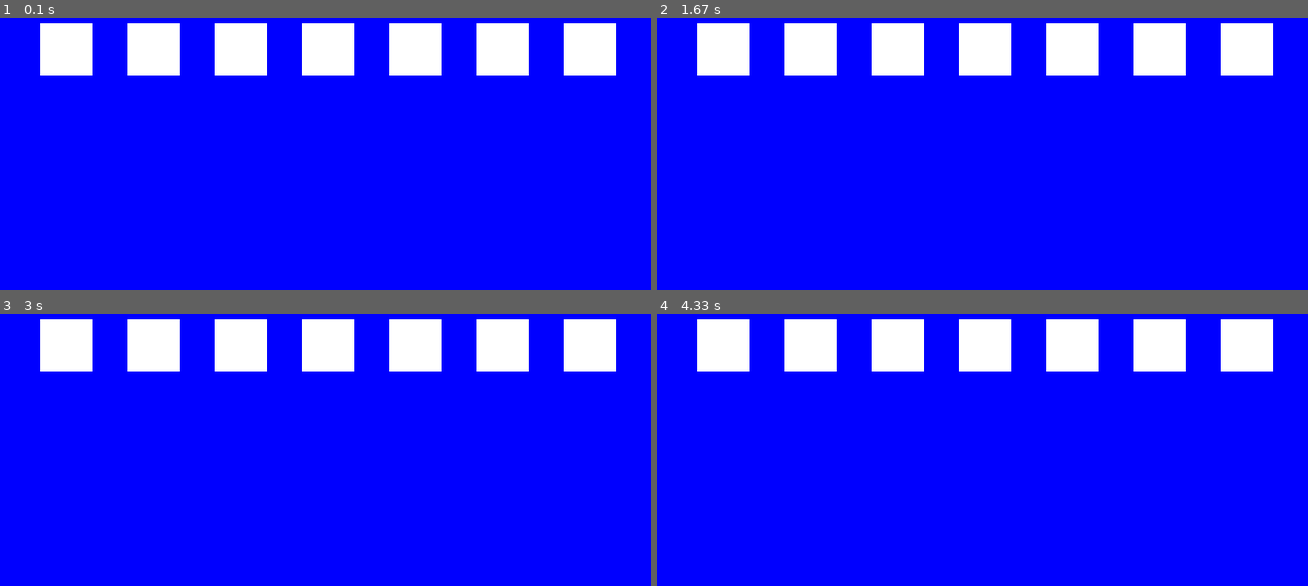
Above: before the commit, frames 1-4 (two rows, left to right).
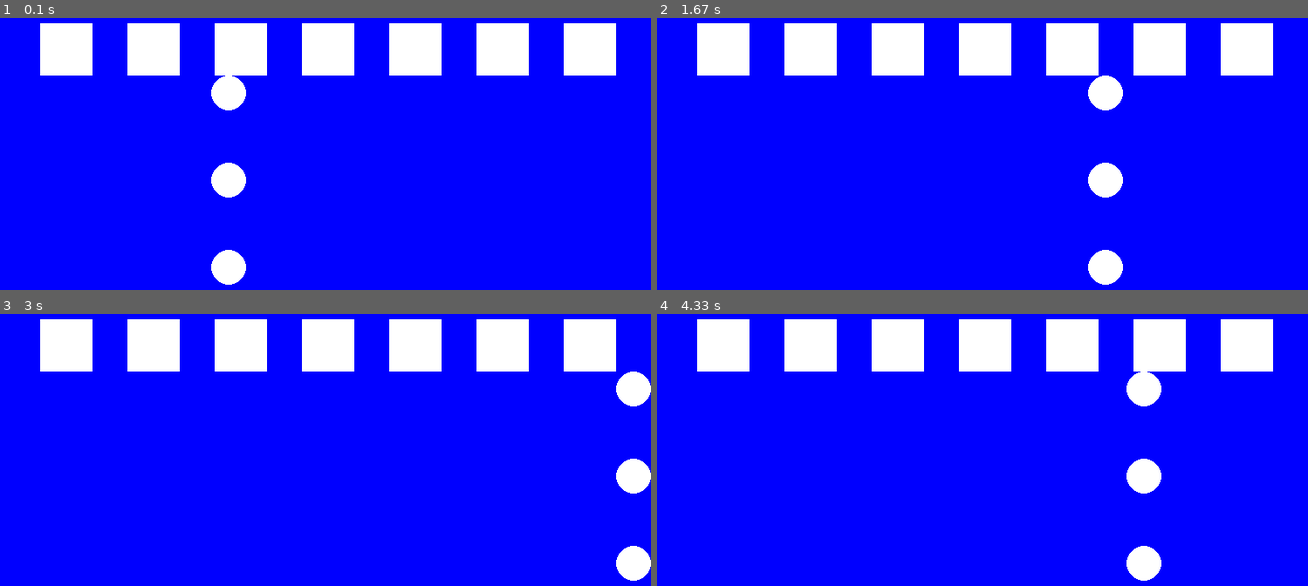
Above: after the commit, the same moments.

Repository: mauroantonioserrano/pygame
Game: pygame game, started from pagame.py
The game is run twice, just before and just after one commit, with the same random seed, the same clock (stepped at 60 frames per second) and the same inputs.
Inputs:
- Up to frame 1 (0.1 s): no input
- Up to frame 2 (1.67 s): no input
- Up to frame 3 (3 s): no input
- Up to frame 4 (4.33 s): no input

The runs differ from the first frame. In frame 1, 1.6% of the frame differs, in the area x 32-38%, y 21-99%; in frame 2, 1.6%; in frame 3, 1.6%; in frame 4, 1.6%.

Commit message:
ahora te doy besito

Diff:
--- a/pagame.py
+++ b/pagame.py
@@ -10,6 +10,9 @@
 
 tamanio=(800,400)
 ventanita=pygame.display.set_mode(tamanio)
+cordenada_x=300
+velocidad_x=4
+reloj=pygame.time.Clock()
 
 while True:
     for i in pygame.event.get():
@@ -17,17 +20,24 @@
         if i.type == pygame.QUIT:
             sys.exit()
 
+    if cordenada_x >800 or cordenada_x <0 :
+        velocidad_x=velocidad_x *-1
+    cordenada_x=cordenada_x+velocidad_x
+
+
     ventanita.fill(azul)
     for i in range(100,800,100):
         pygame.draw.rect(ventanita,blanco,(i,20,60,60))
+    for c in range(100,400,100):
+        pygame.draw.circle(ventanita,blanco,(cordenada_x,c),20)
 
-    for e in range(200,800,100):
-        pygame.draw.line(ventanita,rojo,[20,i],[i,i])
+
 
 
     # pygame.draw.line(ventanita,rojo,[50,200], [200,200], 8)
     # pygame.draw.rect(ventanita,negro,(100,100,40,40))
-    # pygame.draw.circle(ventanita,blanco,(300,100),20)
+    # pygame.draw.circle(ventanita,blanco,(cordenada_x,100),20)
     # pygame.draw.polygon(ventanita,verde,[(500,100),(550,150),(600,50)])
 
     pygame.display.flip()
+    reloj.tick(40)
